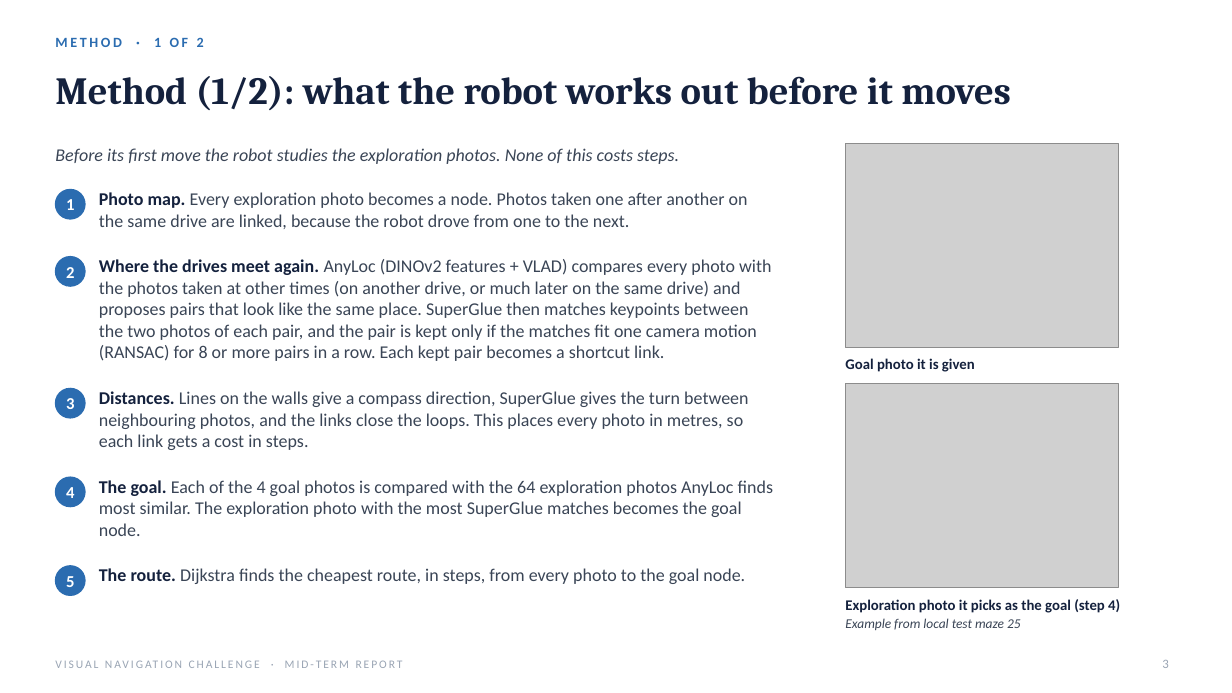
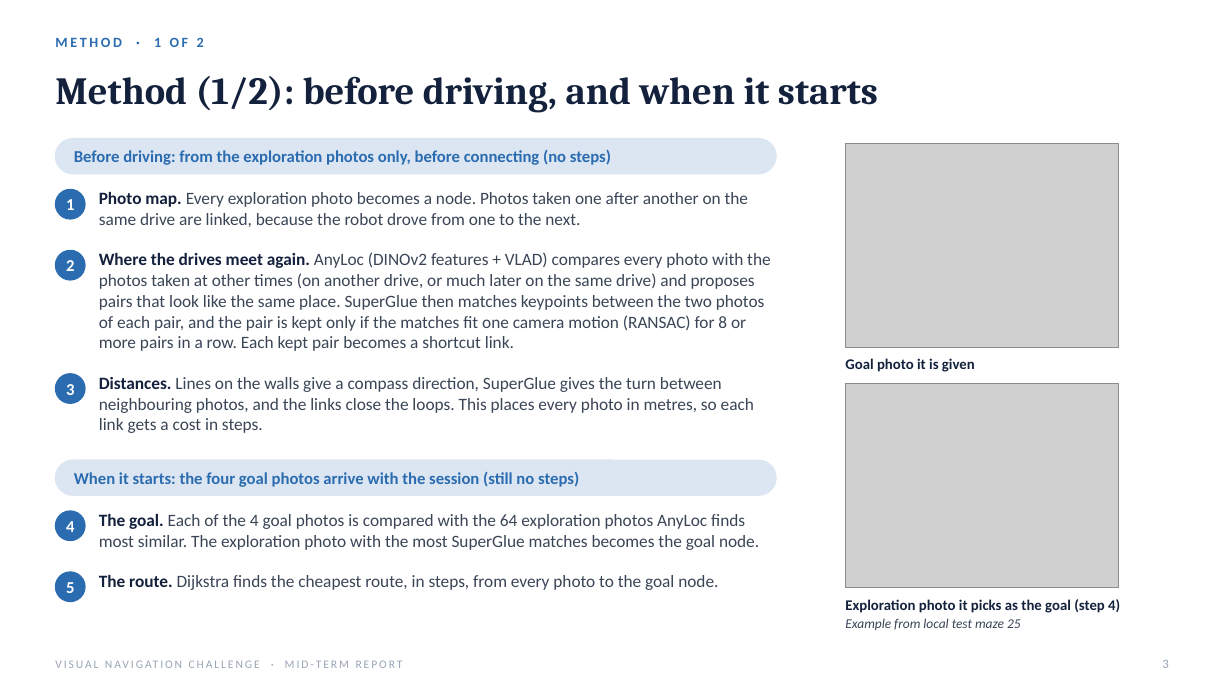
Before and after one commit to kartikparameshwaran/vis_nav_player_work, a slide deck: slide 3 of runs/Midterm_Report.pptx. Drawn at 1232x693 pixels with LibreOffice and Linux fonts; fonts in the diff are those of the drawing; grey boxes stand for pictures. Boxes give left, top, right and bottom in pixels: in the first picture for what was removed or moved away, otherwise in the second. Text is boxed around its words. In the diff, an @@ line names an element or a change of style, - is before the commit and + after.

```diff
--- a/runs/Midterm_Report.pptx
+++ b/runs/Midterm_Report.pptx
@@ title at bbox=[55, 76, 878, 113]: text changed @@
-Method (1/2): what the robot works out before it moves
+Method (1/2): before driving, and when it starts
@@ rounded rectangle added at bbox=[55, 139, 776, 174], fill #DCE6F2, outline #DCE6F2 1 pt @@
@@ text at bbox=[74, 150, 611, 165]: text changed; size 14 to 13 pt; text colour #3A4556 to #2B6CB0; bold on; italic off @@
-Before its first move the robot studies the exploration photos. None of this costs steps.
+Before driving: from the exploration photos only, before connecting (no steps)
@@ text "2": place and size @@
-text "2" at bbox=[66, 267, 74, 278]
+text "2" at bbox=[66, 260, 74, 271]
@@ ellipse: place and size @@
-ellipse at bbox=[55, 257, 85, 287]
+ellipse at bbox=[55, 250, 85, 280]
@@ 2 texts, 1 ellipse: place and size @@
-2 texts, 1 ellipse at bbox=[55, 388, 748, 450]
+2 texts, 1 ellipse at bbox=[55, 373, 754, 433]
@@ rounded rectangle added at bbox=[55, 460, 776, 495], fill #DCE6F2, outline #DCE6F2 1 pt @@
@@ text added at bbox=[74, 472, 579, 487], 13 pt, text #2B6CB0, bold @@
+When it starts: the four goal photos arrive with the session (still no steps)
@@ size 14 to 13.5 pt in 5 elements at bbox=[99, 192, 748, 227], bbox=[99, 252, 770, 351], bbox=[99, 575, 718, 590], bbox=[99, 377, 754, 433], bbox=[99, 514, 759, 550] @@
@@ text "The goal. Each of the ...": place and size @@
-text "The goal. Each of the ..." at bbox=[99, 480, 773, 536]
+text "The goal. Each of the ..." at bbox=[99, 514, 759, 550]
@@ text "4": place and size @@
-text "4" at bbox=[66, 487, 74, 498]
+text "4" at bbox=[66, 521, 74, 532]
@@ ellipse: place and size @@
-ellipse at bbox=[55, 477, 85, 506]
+ellipse at bbox=[55, 511, 85, 541]
@@ text "5": place and size @@
-text "5" at bbox=[66, 576, 74, 587]
+text "5" at bbox=[66, 582, 74, 593]
@@ ellipse: place and size @@
-ellipse at bbox=[55, 566, 85, 595]
+ellipse at bbox=[55, 572, 85, 602]
```
Also in this commit, not shown: 2 other slides changed.
